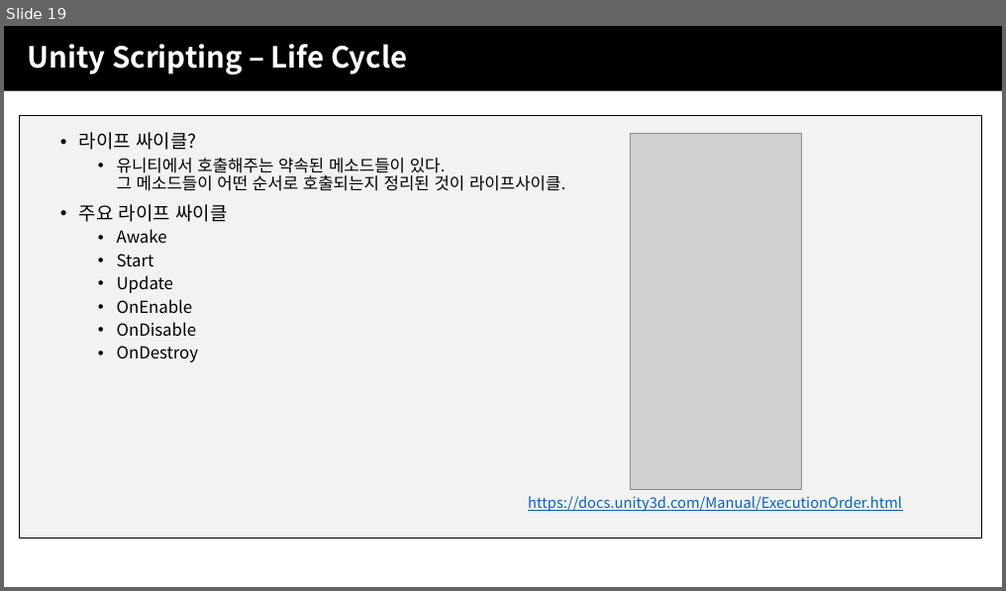
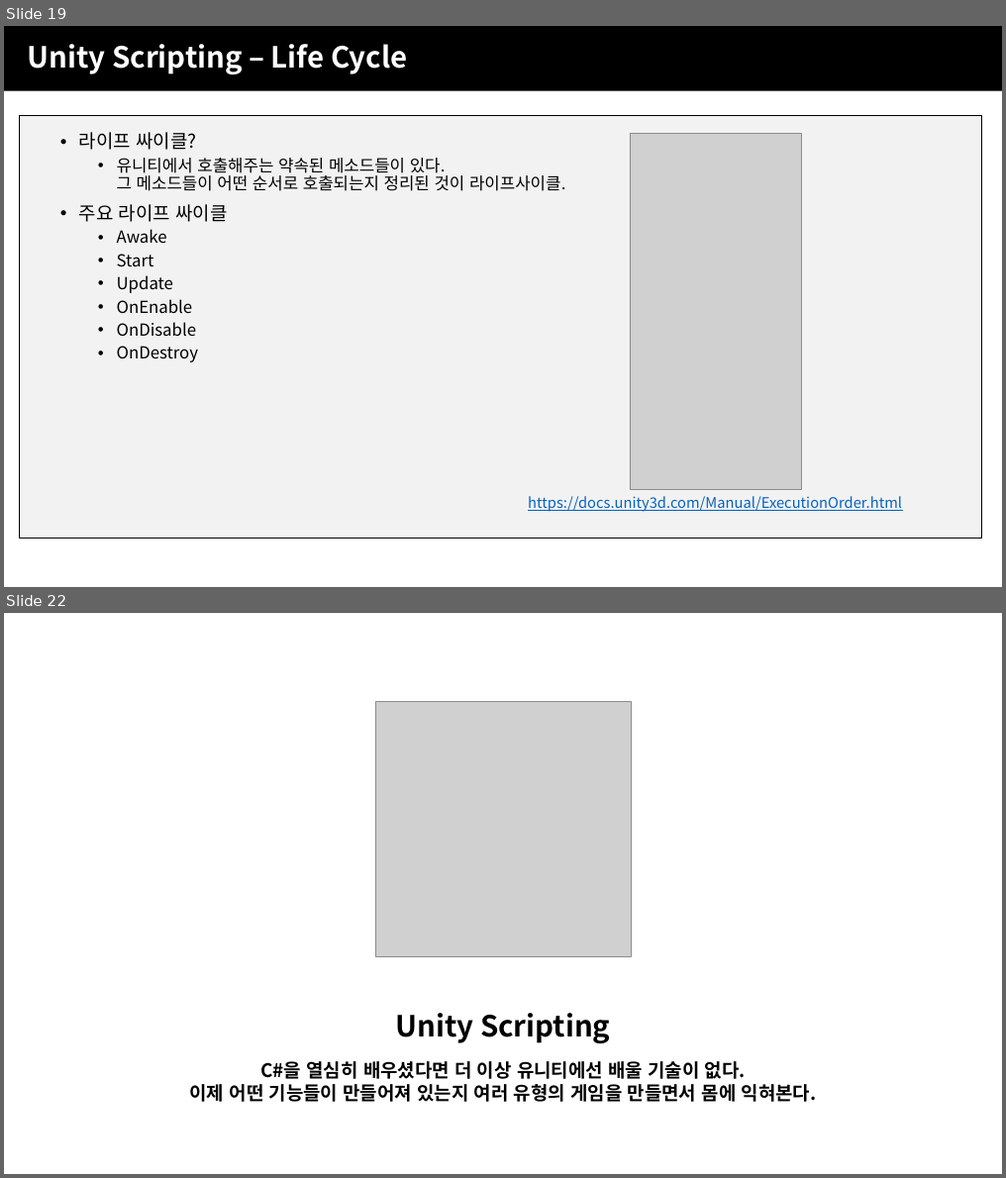
Before and after one commit to JJaery/SBSGameAcademy3, a slide deck: 4주차/SBS게임아카데미_UNITY주말4개월_4주차(유니티).pptx. Shown one above the other, each under a label of ours: slide 19 before the commit, slides 19 and 22 after it; the slides between them are not shown. The pictures are 1006x591 and 1006x1178 pixels, drawn with LibreOffice and Linux fonts; fonts in the diff are those of the drawing; grey boxes stand for pictures; background and template pictures are left out. Boxes give left, top, right and bottom in pixels: in the first picture for what was removed or moved away, otherwise in the second. Text is boxed around its words. In the diff, an @@ line names an element or a change of style, - is before the commit and + after.

```diff
--- a/4주차/SBS게임아카데미_UNITY주말4개월_4주차(유니티).pptx
+++ b/4주차/SBS게임아카데미_UNITY주말4개월_4주차(유니티).pptx
@@ slide 22 added at (4, 613, 1002, 1174), background picture (left out) @@
@@ picture added at (375, 701, 631, 957) @@
@@ text added at (396, 1013, 610, 1044), 28 pt, text #000000, bold @@
+Unity Scripting
@@ text added at (190, 1061, 817, 1102), 18 pt, text #000000, bold @@
+C#을 열심히 배우셨다면 더 이상 유니티에선 배울 기술이 없다.
+이제 어떤 기능들이 만들어져 있는지 여러 유형의 게임을 만들면서 몸에 익혀본다.
```
Also in this commit, not shown: 1 slide changed, 1 other slide added, 1 other file.
